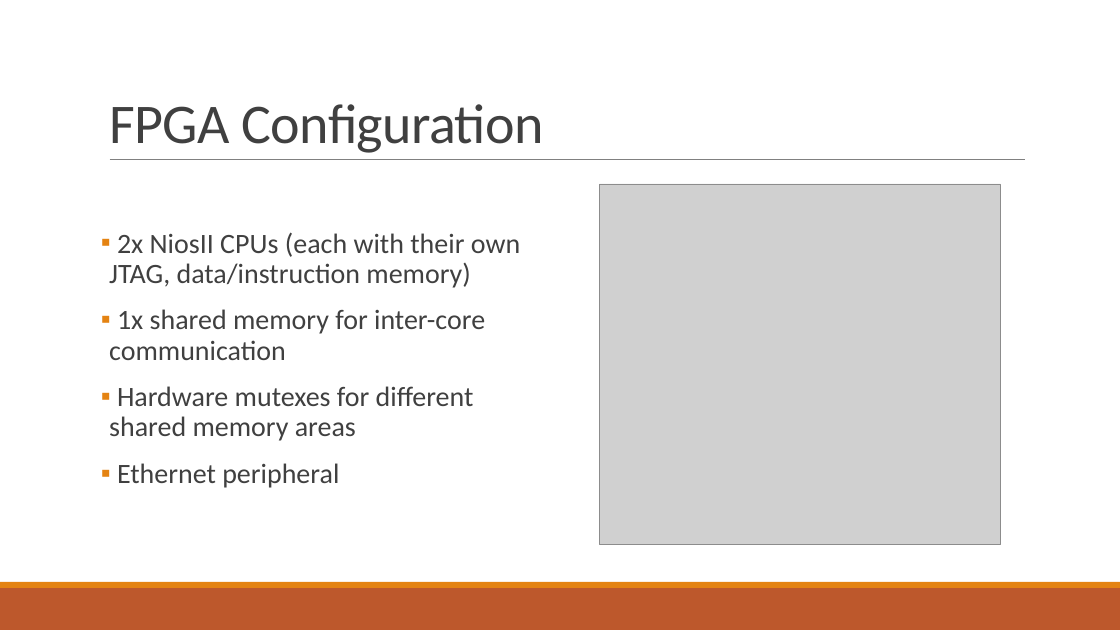
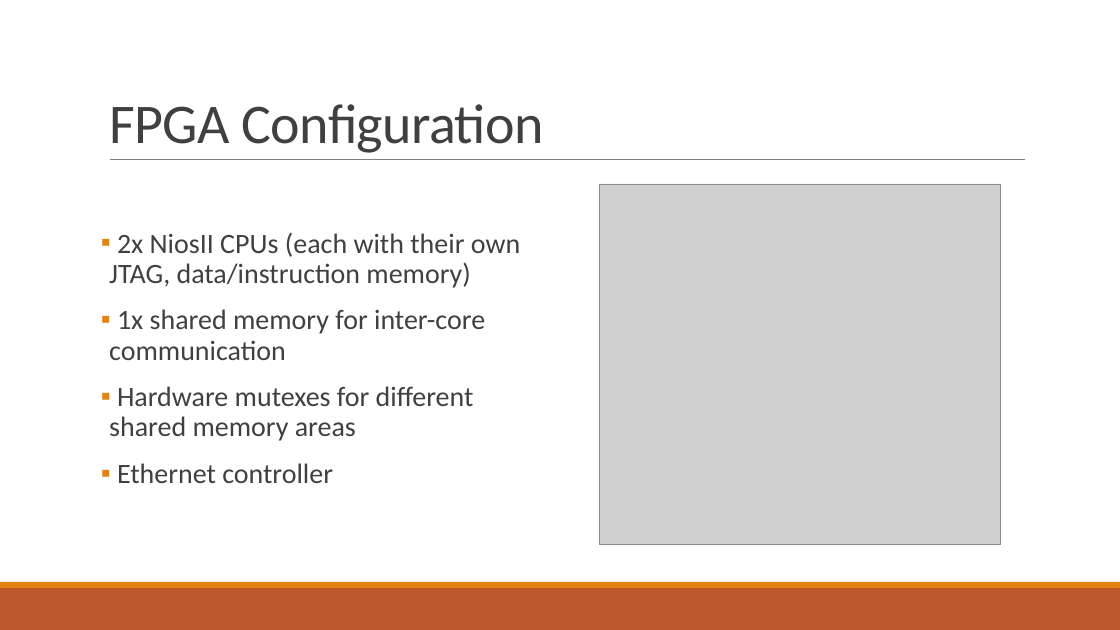
Before and after one commit to fjanssen/Car2X, a slide deck: slide 6 of doc/MidTerm.pptx. Drawn at 1120x630 pixels with LibreOffice and Linux fonts; fonts in the diff are those of the drawing; grey boxes stand for pictures. Boxes give left, top, right and bottom in pixels: in the first picture for what was removed or moved away, otherwise in the second. Text is boxed around its words. In the diff, an @@ line names an element or a change of style, - is before the commit and + after.

```diff
--- a/doc/MidTerm.pptx
+++ b/doc/MidTerm.pptx
@@ text at (x1=117, y1=463, x2=333, y2=483): text changed @@
-▪ Ethernet peripheral
+▪ Ethernet controller
```
Also in this commit, not shown: 1 other slide changed.
